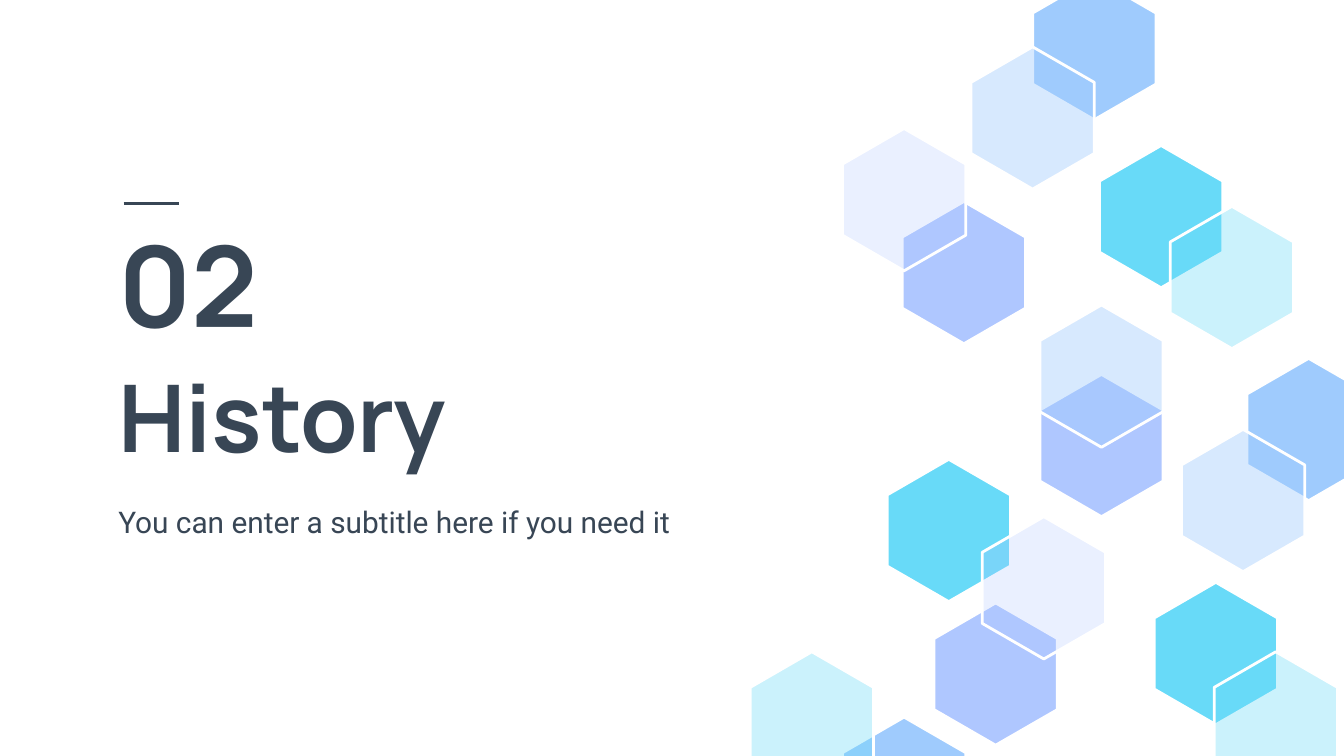
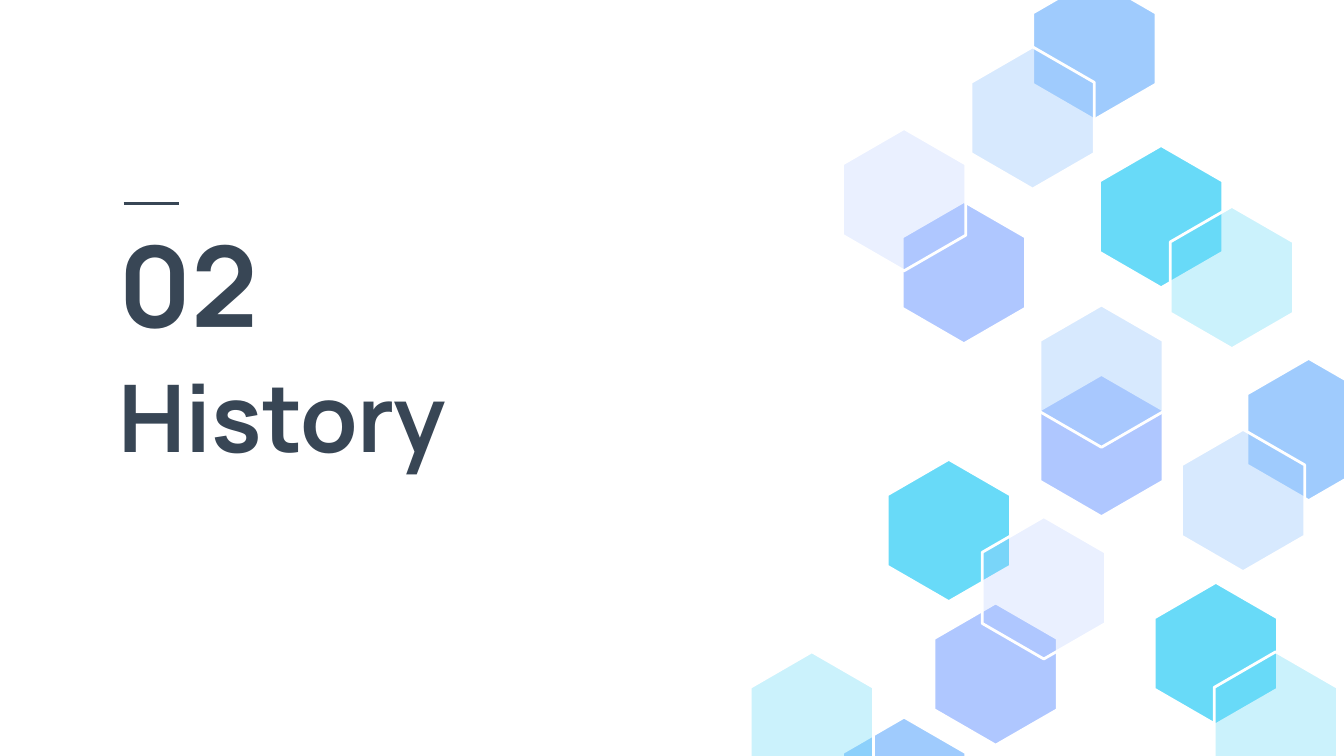
Before and after one commit to datasheng/csc46000-team-project-sinister-six, a slide deck: slide 8 of presentations/Big Data Analytic Software - CS460 Pod Presentation.pptx. Drawn at 1344x756 pixels with LibreOffice and Linux fonts; fonts in the diff are those of the drawing. Boxes give left, top, right and bottom in pixels: in the first picture for what was removed or moved away, otherwise in the second. Text is boxed around its words. In the diff, an @@ line names an element or a change of style, - is before the commit and + after.

Commit message:
updated presentation

```diff
--- a/presentations/Big Data Analytic Software - CS460 Pod Presentation.pptx
+++ b/presentations/Big Data Analytic Software - CS460 Pod Presentation.pptx
@@ subtitle removed at [118,510,670,540] @@
-You can enter a subtitle here if you need it
```
Also in this commit, not shown: 4 other slides changed.
